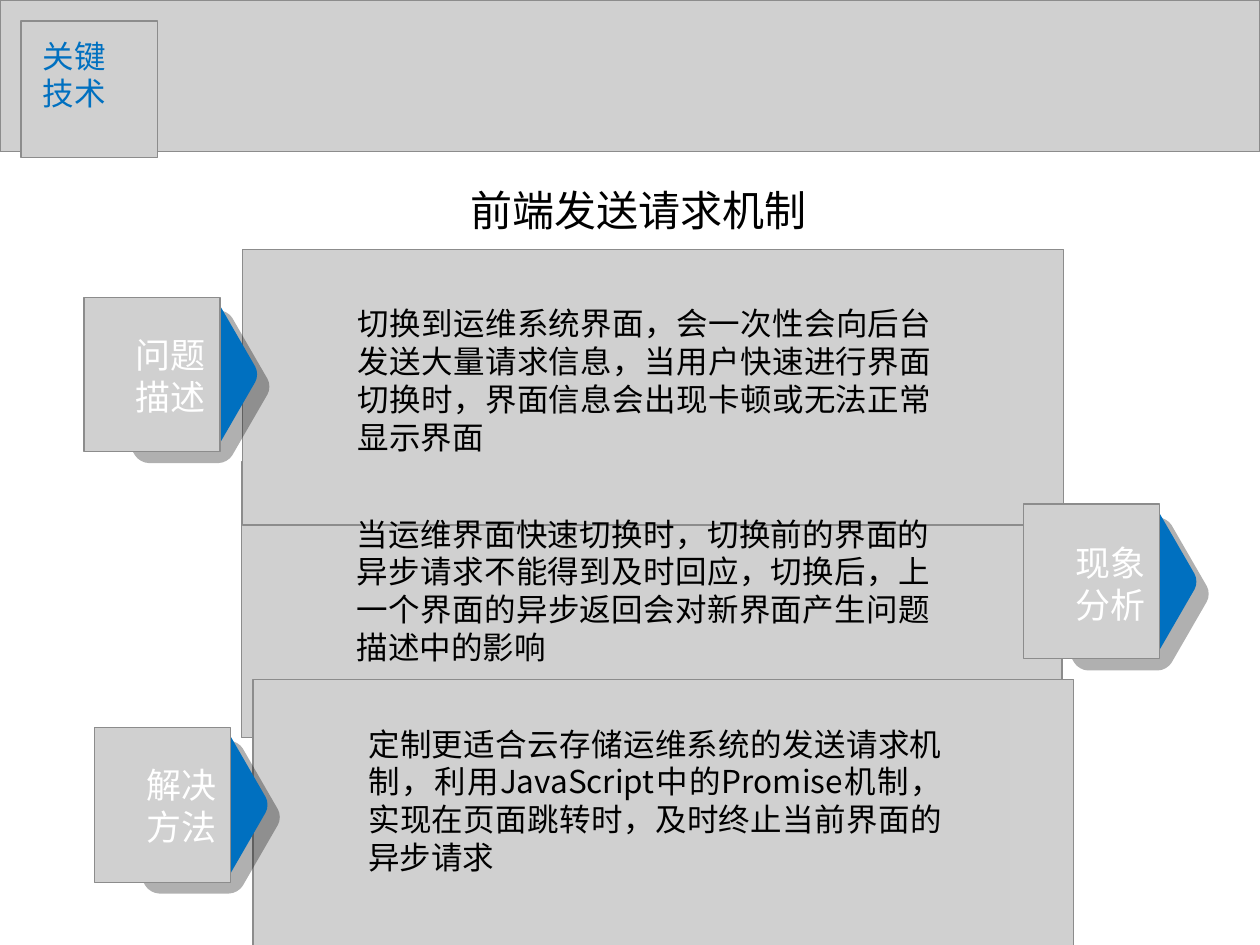
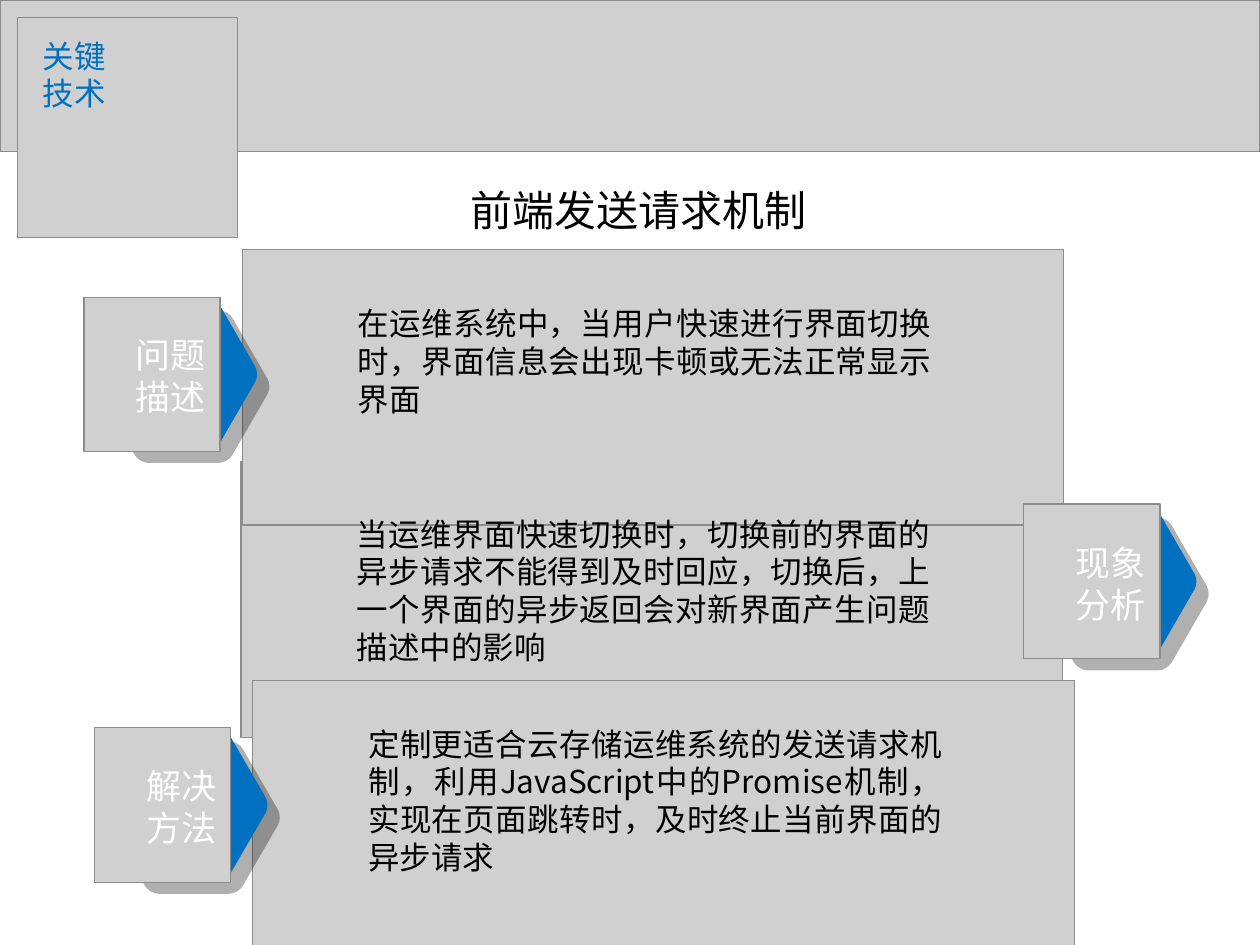
Before and after one commit to liaoliaoanxiao/mediumRepy, a slide deck: slide 17 of 论文/SA14226355孙君伟答辩.ppt (slide 15 before the commit). Drawn at 1260x945 pixels with LibreOffice and Linux fonts; fonts in the diff are those of the drawing; grey boxes stand for pictures. Boxes give left, top, right and bottom in pixels: in the first picture for what was removed or moved away, otherwise in the second. Text is boxed around its words. In the diff, an @@ line names an element or a change of style, - is before the commit and + after.

```diff
--- a/论文/SA14226355孙君伟答辩.ppt
+++ b/论文/SA14226355孙君伟答辩.ppt
@@ picture resized from (x1=21, y1=21, x2=158, y2=158) to (x1=18, y1=18, x2=238, y2=238) @@
@@ text at (x1=358, y1=308, x2=932, y2=414): text changed @@
-切换到运维系统界面，会一次性会向后台发送大量请求信息，当用户快速进行界面切换时，界面信息会出现卡顿或无法正常显示界面
+在运维系统中，当用户快速进行界面切换时，界面信息会出现卡顿或无法正常显示界面
```
Also in this commit, not shown: 16 other slides changed, 2 slides added, 4 slides removed, 1 other file.
